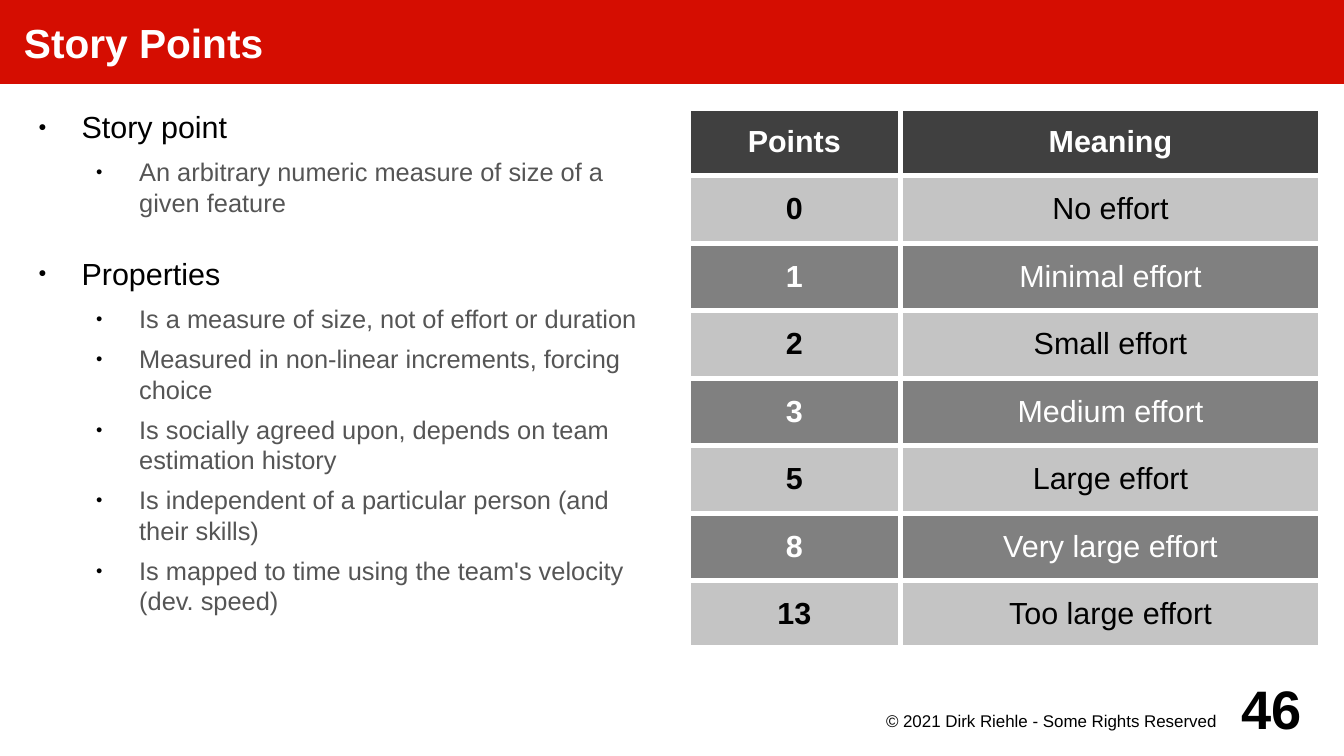
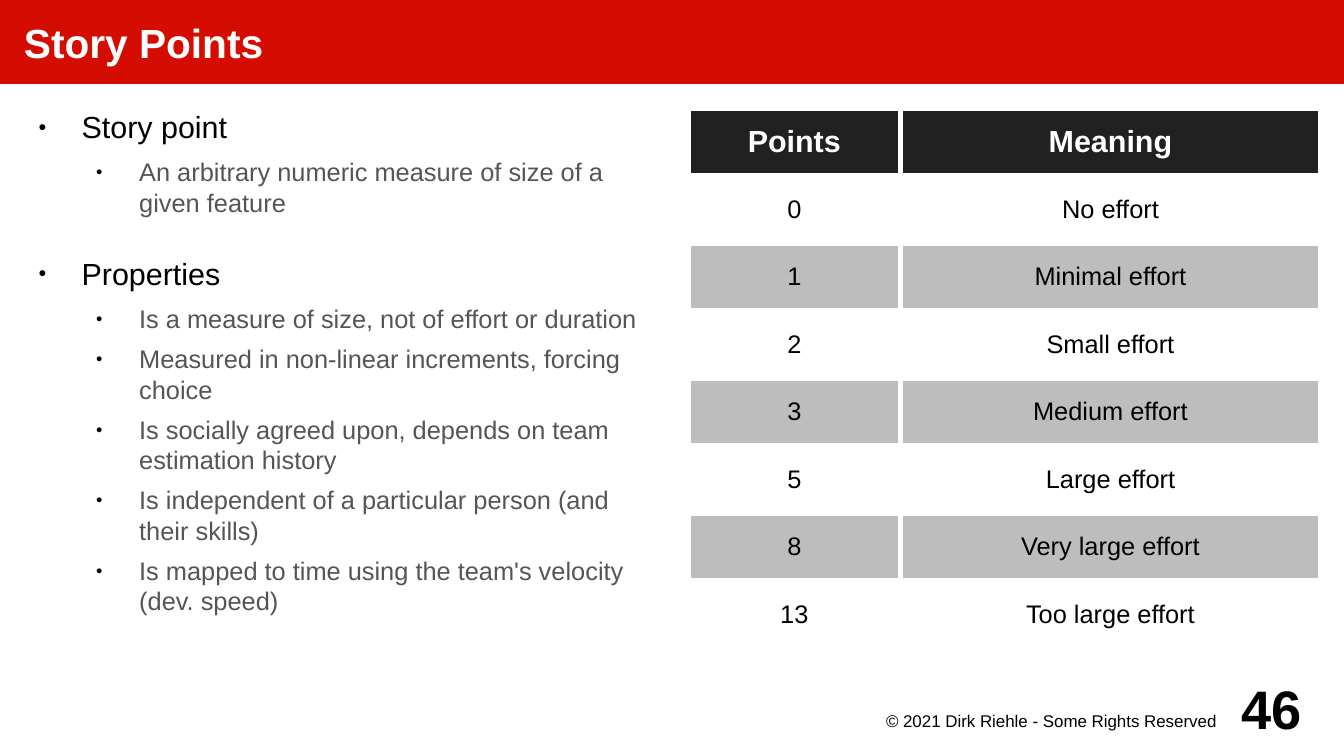
Before and after one commit to dirkriehle/amos-course, a slide deck: slide 46 of Lecture slides/AMOS D01 - Product Management.odp. Drawn at 1344x756 pixels with LibreOffice and Linux fonts; fonts in the diff are those of the drawing. Boxes give left, top, right and bottom in pixels: in the first picture for what was removed or moved away, otherwise in the second. Text is boxed around its words. In the diff, an @@ line names an element or a change of style, - is before the commit and + after.

```diff
--- a/Lecture slides/AMOS D01 - Product Management.odp
+++ b/Lecture slides/AMOS D01 - Product Management.odp
@@ table at bbox=[688, 109, 1320, 649] @@
@@ fill #404040 to #212121 in row 1 @@
@@ fill #C4C4C4 to #FFFFFF in 8 cells @@
@@ fill #808080 to #BDBDBD in 6 cells @@
@@ size 18 to 15 pt in "0", "No effort", "1", "Minimal effort" and 10 more places @@
@@ bold off in "0", "1", "2", "3" and 3 more places @@
@@ text colour #FFFFFF to #000000 in "1", "Minimal effort", "3", "Medium effort" and 2 more places @@
@@ borders changed @@
```
Also in this commit, not shown: 4 other slides changed, 6 other files.
